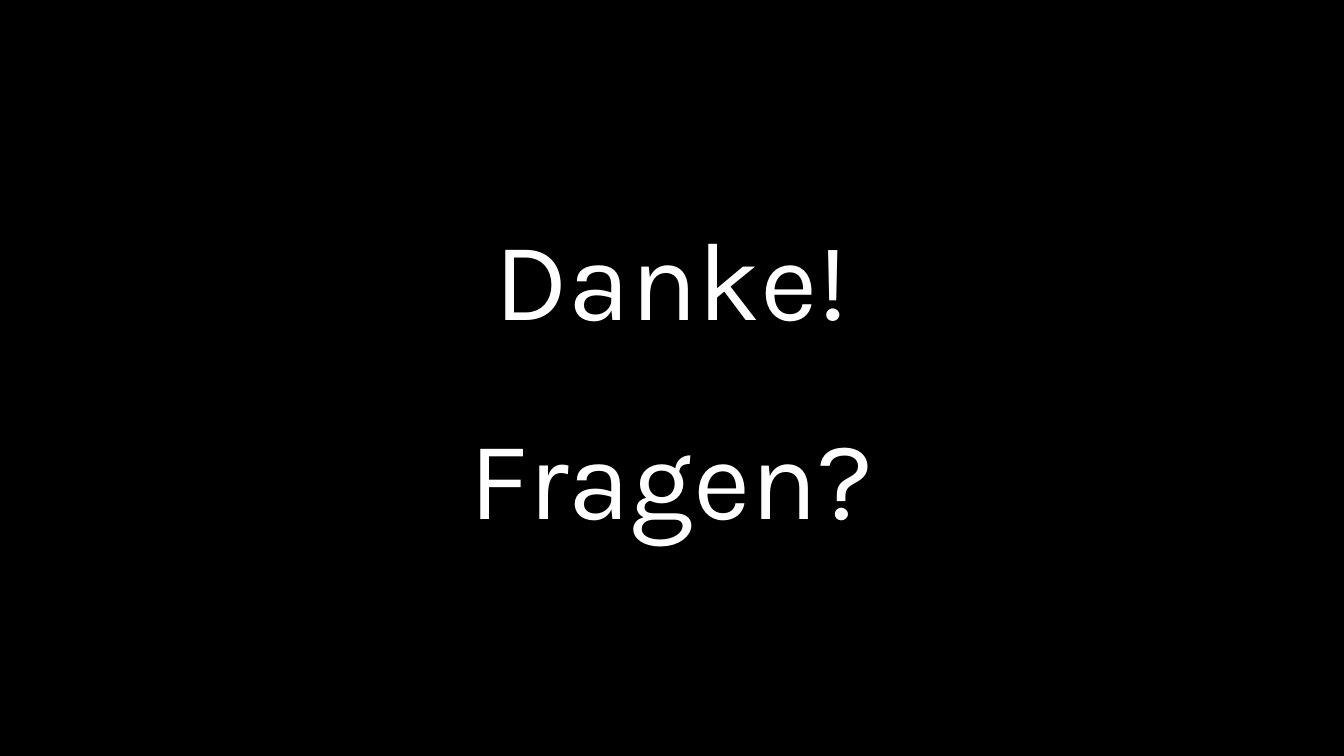
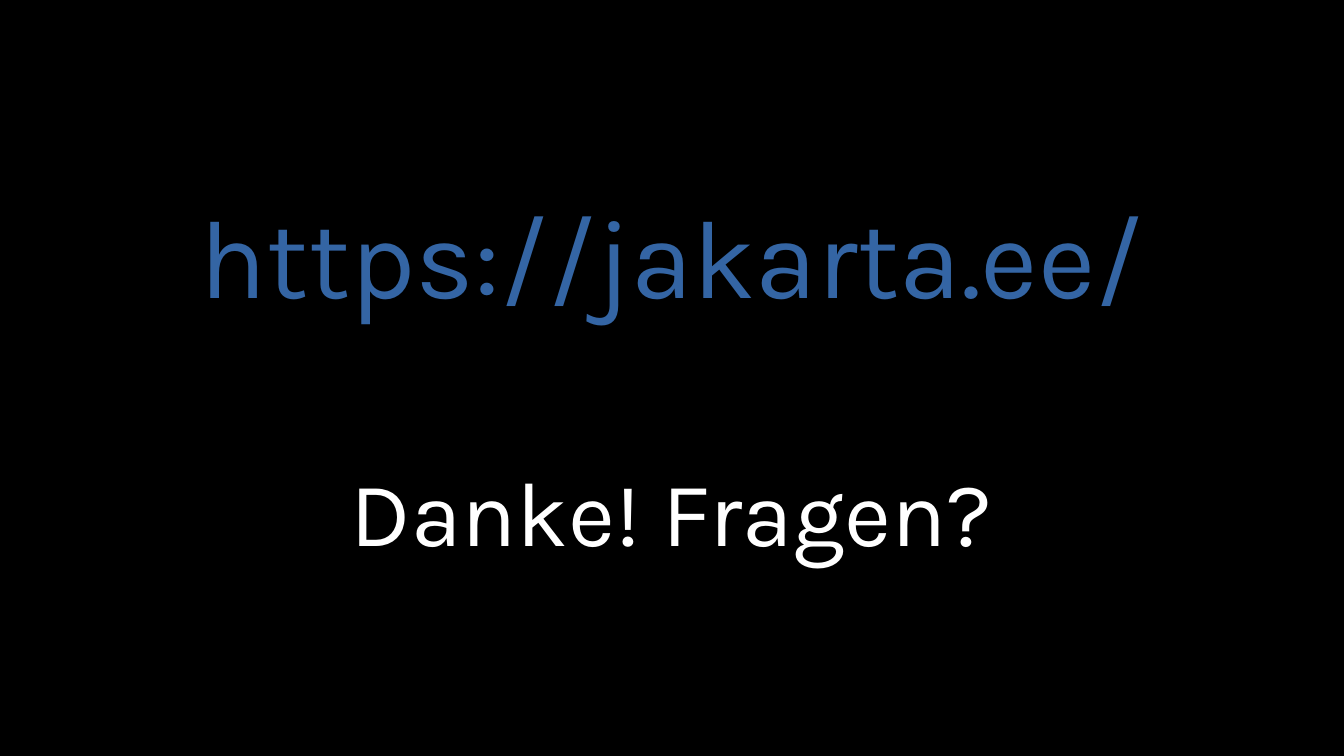
Before and after one commit to chkal/talks, a slide deck: slide 38 of 2019-11-jvmcon-jakarta-ee/JakartaEE.odp (slide 37 before the commit). Drawn at 1344x756 pixels with LibreOffice and Linux fonts; fonts in the diff are those of the drawing. Boxes give left, top, right and bottom in pixels: in the first picture for what was removed or moved away, otherwise in the second. Text is boxed around its words. In the diff, an @@ line names an element or a change of style, - is before the commit and + after.

```diff
--- a/2019-11-jvmcon-jakarta-ee/JakartaEE.odp
+++ b/2019-11-jvmcon-jakarta-ee/JakartaEE.odp
@@ subtitle at <box>199,216,1144,568</box>: text changed; text colour #FFFFFF to #3465A4 @@
-Danke!
-Fragen?
+https://jakarta.ee/
+Danke! Fragen?
```
Also in this commit, not shown: 4 other slides changed, 1 slide added, 1 other file.
